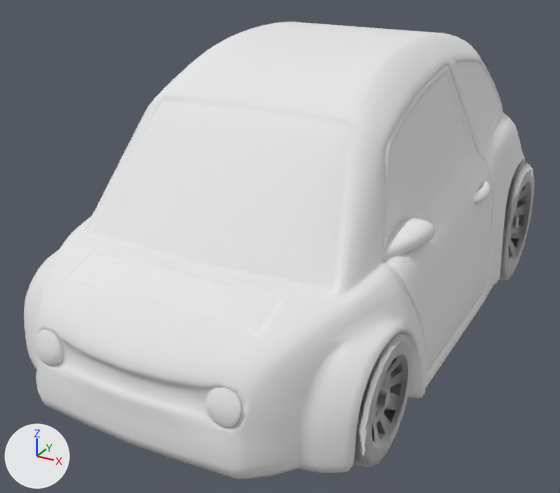
An edit to the OBJ model assets/car/car.obj, drawn before and after from the same camera.
Before and after are seen from a 50 mm camera at (174.0, -348.0, 209.0) aimed at (-7.0, -19.0, 45.0). Lighting does not change. The marker at lower left points along +X, +Y and +Z. Where no turn or scale is listed for an object, it has been applied to the vertices.

In view in the first picture: 'car', 'car_door', 'wheel002', 'wheel003'.
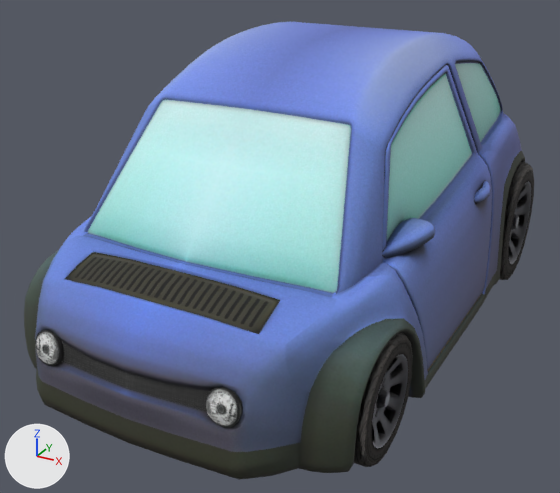
Pixel boxes [x1, y1, x2, y2] of what changed, in the pictures (560 x 493 px):
'car', surface changed: [24, 22, 525, 479] in both
'car_door', surface changed: [382, 65, 492, 371] in both
'wheel002', surface changed (grey to black): [354, 333, 413, 467] in both
'wheel003', surface changed (grey to black): [500, 162, 534, 280] in both

What changed in the scene script:
```text
Add img_car_diffuse_jpg:
    img_car_diffuse_jpg = load_image('car_diffuse.jpg', 'car_diffuse.jpg', 2048, 2048, 'sRGB')
Change mat_car:
    remove mat_car.base_color = (0.8, 0.8, 0.8)  # white #e7e7e7
    add mat_car.texture = img_car_diffuse_jpg
    mat_car.roughness: 1.0 -> 0.9
```
